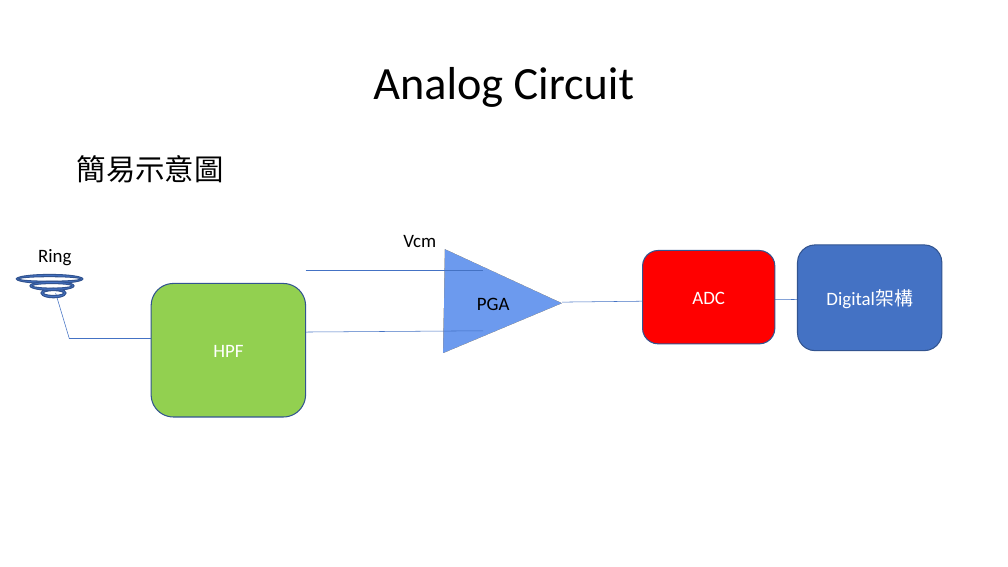
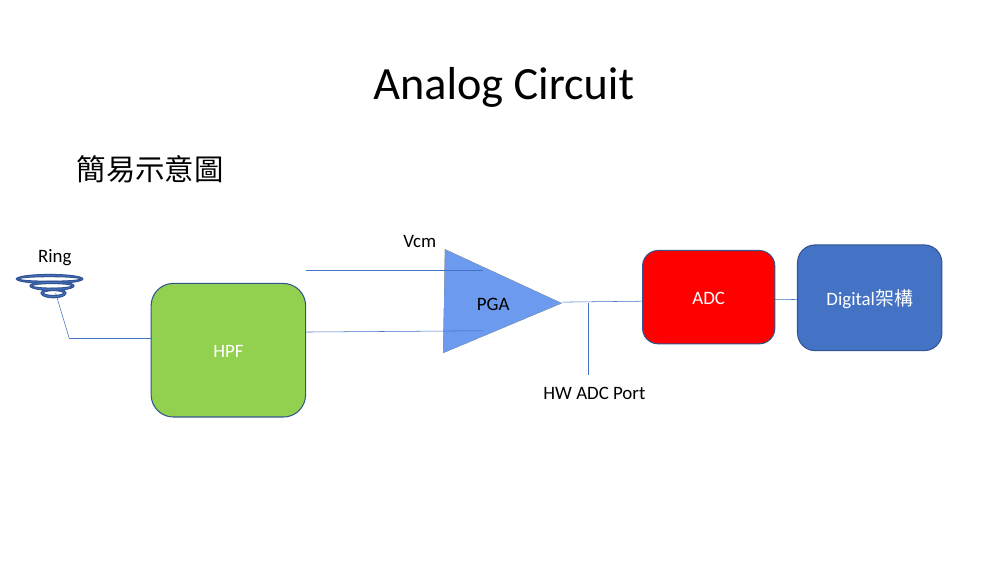
Before and after one commit to a0910281835/Summrary_PDF, a slide deck: slide 7 of Project_Summary_pdf/Project_Summary.pptx. Drawn at 1008x567 pixels with LibreOffice and Linux fonts; fonts in the diff are those of the drawing. Boxes give left, top, right and bottom in pixels: in the first picture for what was removed or moved away, otherwise in the second. Text is boxed around its words. In the diff, an @@ line names an element or a change of style, - is before the commit and + after.

```diff
--- a/Project_Summary_pdf/Project_Summary.pptx
+++ b/Project_Summary_pdf/Project_Summary.pptx
@@ line added from (588, 303) to (588, 375), #4472C4 0.5 pt @@
@@ text added at (543, 386, 645, 399), 18 pt, text #000000 @@
+HW ADC Port
```
Also in this commit, not shown: 4 other slides changed, 2 slides added.
